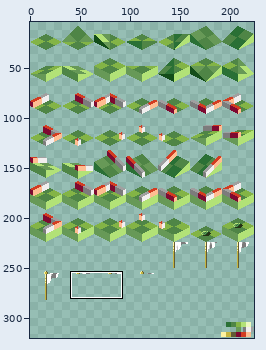
Sprite sheet: out/tiles.png. The picture above shows the old version from afar; the outline marks the close-up.
Close-up. First the earlier version:
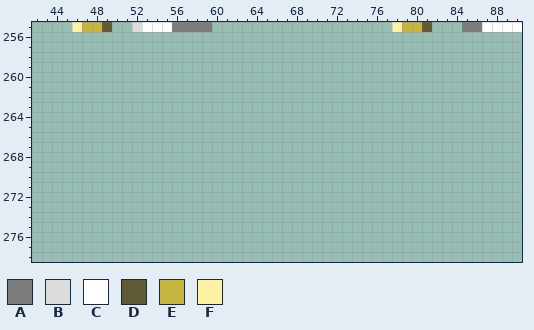
The file is 224x320 pixels. Colours within 5 levels of each other are drawn and written as one. Shown: x 42..90, y 255..278. The wide view leaves out empty margins.
Palette (. is transparent): A #7c7c7c  B #dcdcdc  C #ffffff  D #615b35  E #c5b53f  F #fef3a2
Pixels before, first column x 46:
255 FEED..BCCCAAAA..................FEED...AACCCC
And afterwards:
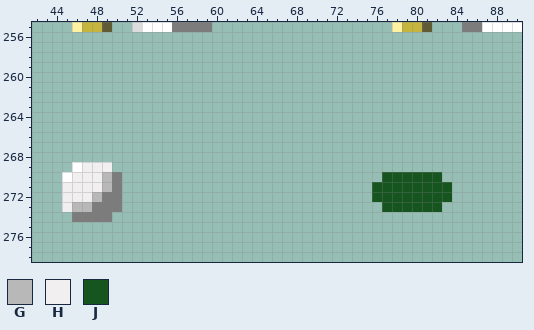
Colours new in this view: G #b8b8b8  H #f1efef  J #165520
Diff:
The edit adds colour A in rows 270 to 271 at x 50; in row 272 at x 49 to 50; in row 273 at x 48 to 50; in row 274 at x 46 to 49.
The edit adds colour C in row 269 at x 46; in row 270 at x 45.
The edit adds colour G in rows 270 to 271 at x 49; in row 272 at x 48; in row 273 at x 46 to 47.
The edit adds colour H in row 269 at x 47 to 49; in row 270 at x 46 to 48; in row 271 at x 45 to 48; in row 272 at x 45 to 47; in row 273 at x 45.
The edit adds colour J in row 270 at x 77 to 82; in rows 271 to 272 at x 76 to 83; in row 273 at x 77 to 82.
Changed places in both close-ups, as pixel boxes (x1, y1, x2, y2):
added: (62, 162, 122, 222)
added: (372, 172, 452, 212)
